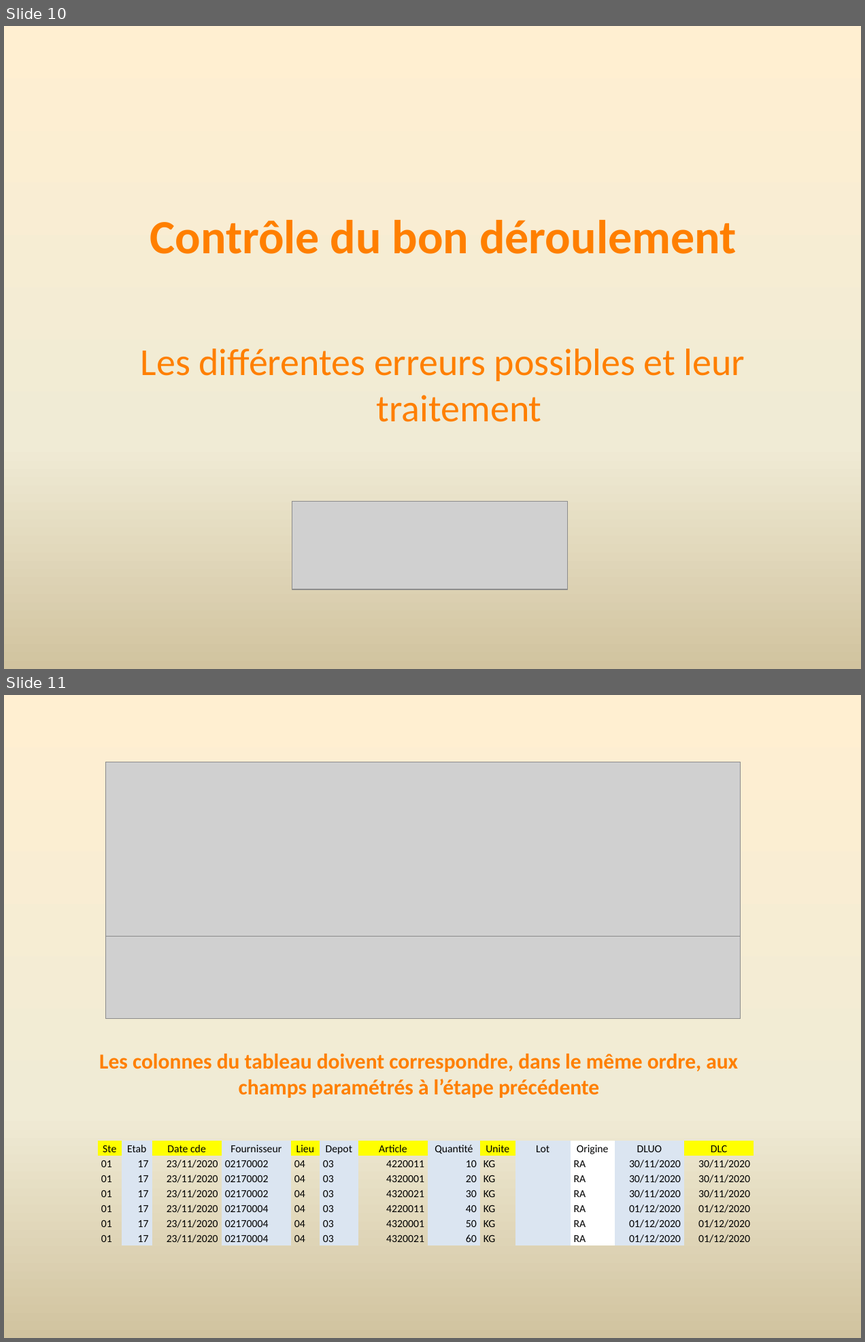
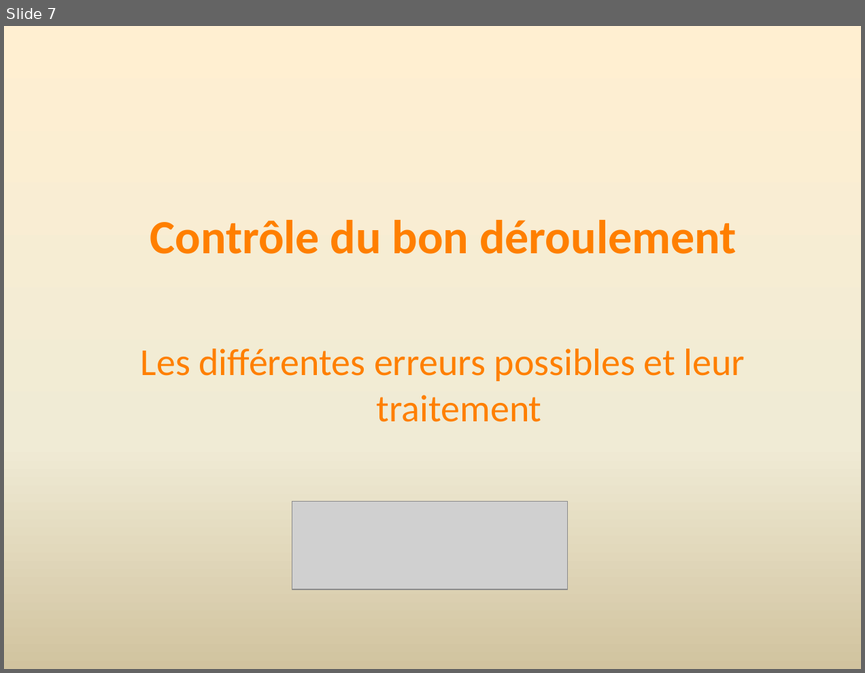
Before and after one commit to yvallet/import_collecte, a slide deck: Les tutoriels de la FFBA_page1.pptx. Shown one above the other, each under a label of ours: slides 10 and 11 before the commit, slide 7 after it. The pictures are 865x1342 and 865x673 pixels, drawn with LibreOffice and Linux fonts; fonts in the diff are those of the drawing; grey boxes stand for pictures. Boxes give left, top, right and bottom in pixels: in the first picture for what was removed or moved away, otherwise in the second. Text is boxed around its words. In the diff, an @@ line names an element or a change of style, - is before the commit and + after.

```diff
--- a/Les tutoriels de la FFBA_page1.pptx
+++ b/Les tutoriels de la FFBA_page1.pptx
@@ slide 11 removed at (4,695,861,1338), background gradient #FFEFD1 to #F0EBD5 to #D1C39F @@
@@ picture removed at (106,762,741,938) @@
@@ picture removed at (106,936,741,1018) @@
@@ text removed at (99,1053,738,1098) @@
-Les colonnes du tableau doivent correspondre, dans le même ordre, aux champs paramétrés à l’étape précédente
@@ table removed at (97,1140,753,1245), 7 rows, 13 columns @@
-Ste | Etab | Date cde | Fournisseur | Lieu | Depot | Article | Quantité | Unite | Lot | Origine | DLUO | DLC
-01 | 17 | 23/11/2020 | 02170002 | 04 | 03 | 4220011 | 10 | KG |  | RA | 30/11/2020 | 30/11/2020
-01 | 17 | 23/11/2020 | 02170002 | 04 | 03 | 4320001 | 20 | KG |  | RA | 30/11/2020 | 30/11/2020
-01 | 17 | 23/11/2020 | 02170002 | 04 | 03 | 4320021 | 30 | KG |  | RA | 30/11/2020 | 30/11/2020
-01 | 17 | 23/11/2020 | 02170004 | 04 | 03 | 4220011 | 40 | KG |  | RA | 01/12/2020 | 01/12/2020
-01 | 17 | 23/11/2020 | 02170004 | 04 | 03 | 4320001 | 50 | KG |  | RA | 01/12/2020 | 01/12/2020
-01 | 17 | 23/11/2020 | 02170004 | 04 | 03 | 4320021 | 60 | KG |  | RA | 01/12/2020 | 01/12/2020
@@ what was slide 10 is now slide 7 @@
```
Also in this commit, not shown: 1 slide changed, 3 other slides removed, 14 other files.
